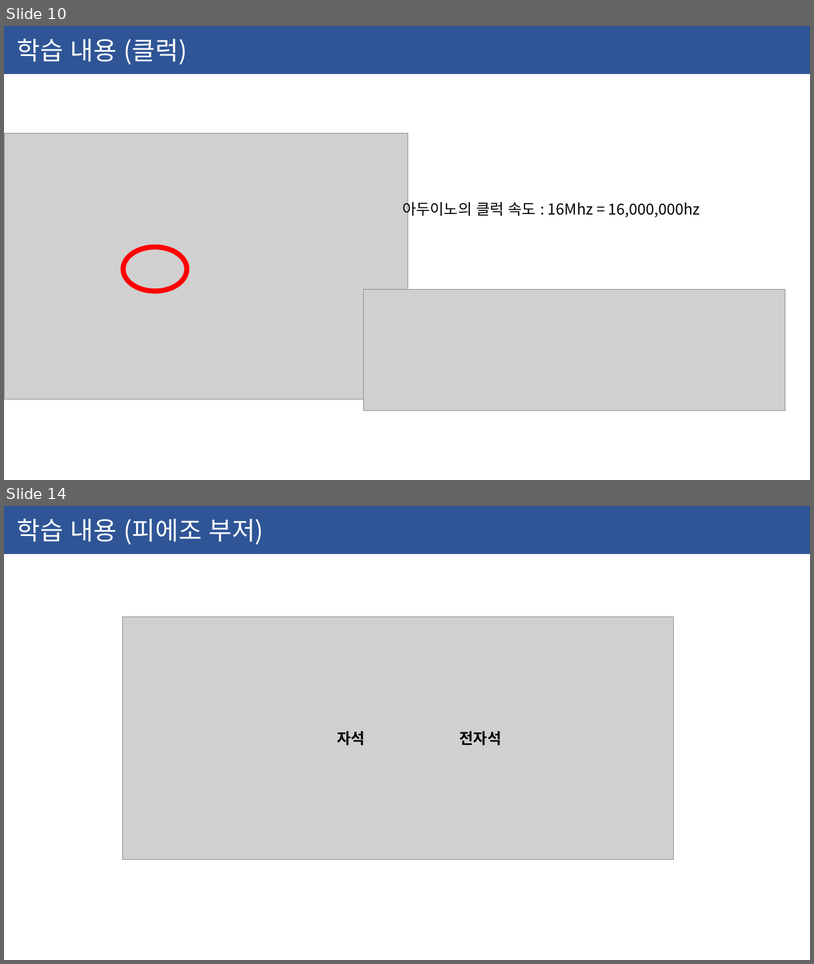
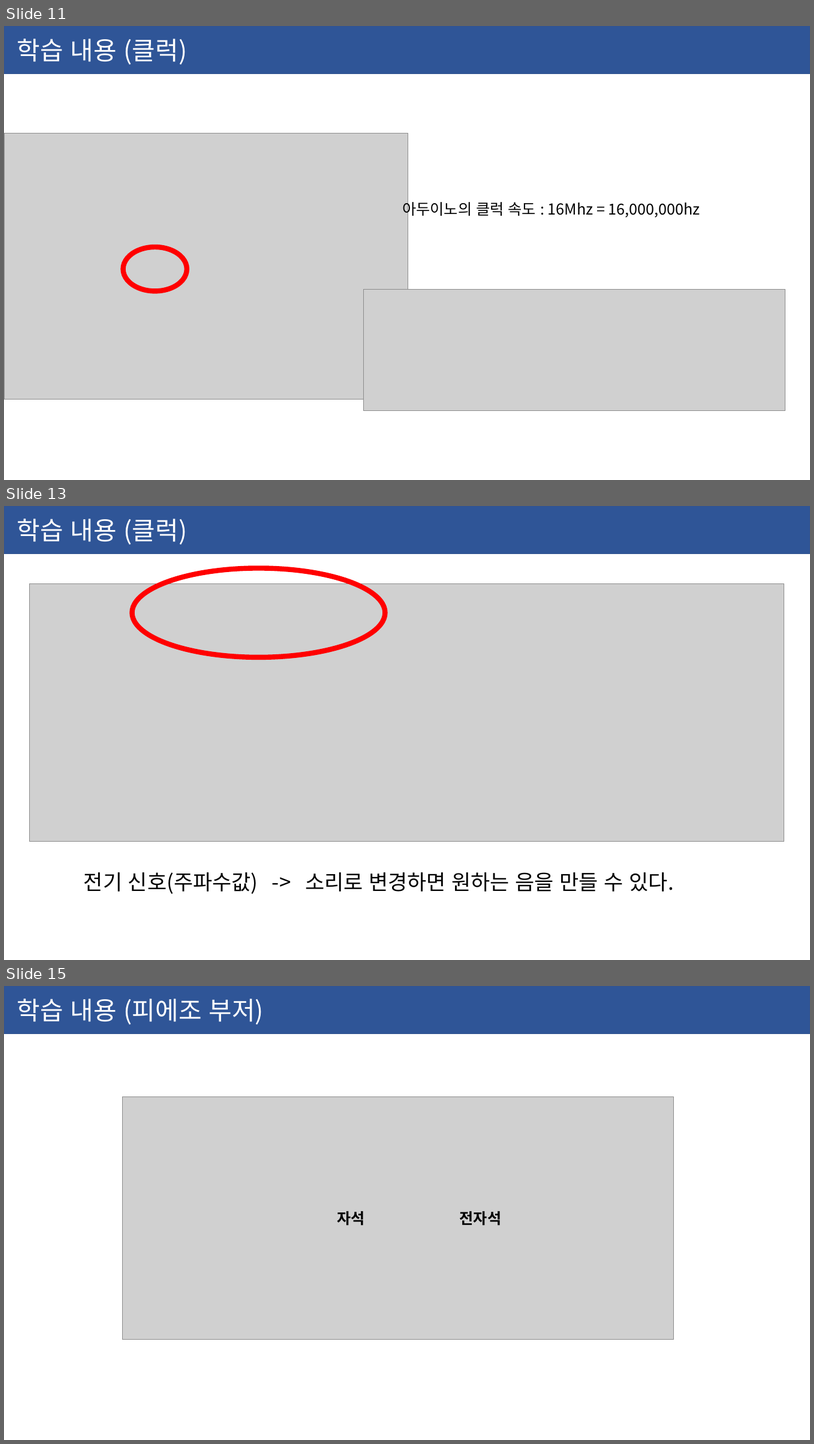
Before and after one commit to ssjf409/2020-yeonsu-highschool, a slide deck: 2020-06-10-연수고.pptx. Shown one above the other, each under a label of ours: slides 10 and 14 before the commit, slides 11, 13 and 15 after it; the slides between them are not shown. The pictures are 814x964 and 814x1444 pixels, drawn with LibreOffice and Linux fonts; fonts in the diff are those of the drawing; grey boxes stand for pictures. Boxes give left, top, right and bottom in pixels: in the first picture for what was removed or moved away, otherwise in the second. Text is boxed around its words. In the diff, an @@ line names an element or a change of style, - is before the commit and + after.

```diff
--- a/2020-06-10-연수고.pptx
+++ b/2020-06-10-연수고.pptx
@@ slide 13 added at box(4, 506, 810, 960), background #FFFFFF @@
@@ rectangle added at box(4, 506, 810, 554), fill #2F5597, outline #325491 1 pt, 30 pt, text #FFFFFF @@
+학습 내용 (클럭)
@@ ellipse added at box(132, 568, 386, 657), outline #FF0000 6 pt @@
@@ picture added at box(30, 584, 785, 842) @@
@@ text added at box(84, 872, 674, 894), 25 pt, text #000000 @@
+전기 신호(주파수값) -> 소리로 변경하면 원하는 음을 만들 수 있다.
@@ what was slide 10 is now slide 11 @@
@@ what was slide 14 is now slide 15 @@
```
Also in this commit, not shown: 3 slides changed.
